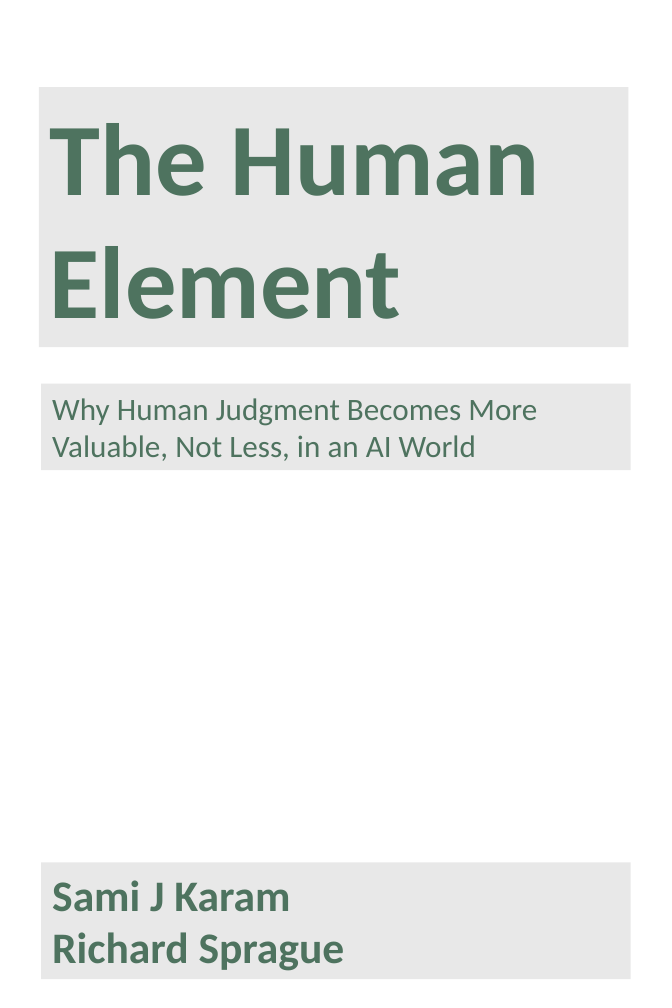
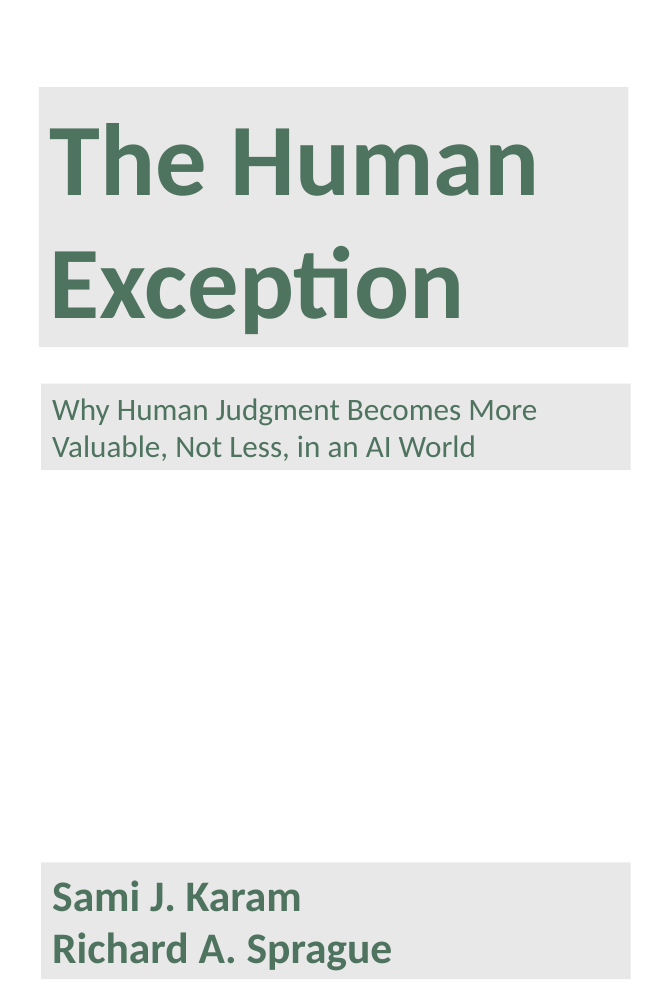
Before and after one commit to richardsprague/people-capital, a slide deck: slide 1 of _resources/book/HumanElementCover.pptx. Drawn at 672x1008 pixels with LibreOffice and Linux fonts; fonts in the diff are those of the drawing; background and template pictures are left out. Boxes give left, top, right and bottom in pixels: in the first picture for what was removed or moved away, otherwise in the second. Text is boxed around its words. In the diff, an @@ line names an element or a change of style, - is before the commit and + after.

Commit message:
Title change and misc edits to replace "element" with "exception"

```diff
--- a/_resources/book/HumanElementCover.pptx
+++ b/_resources/book/HumanElementCover.pptx
@@ text in rectangle at bbox=[50, 123, 540, 334]: text changed @@
-The Human Element
+The Human Exception
@@ text in rectangle at bbox=[52, 880, 393, 971]: text changed @@
-Sami J Karam
-Richard Sprague
+Sami J. Karam
+Richard A. Sprague
```
Also in this commit, not shown: 34 other files.
